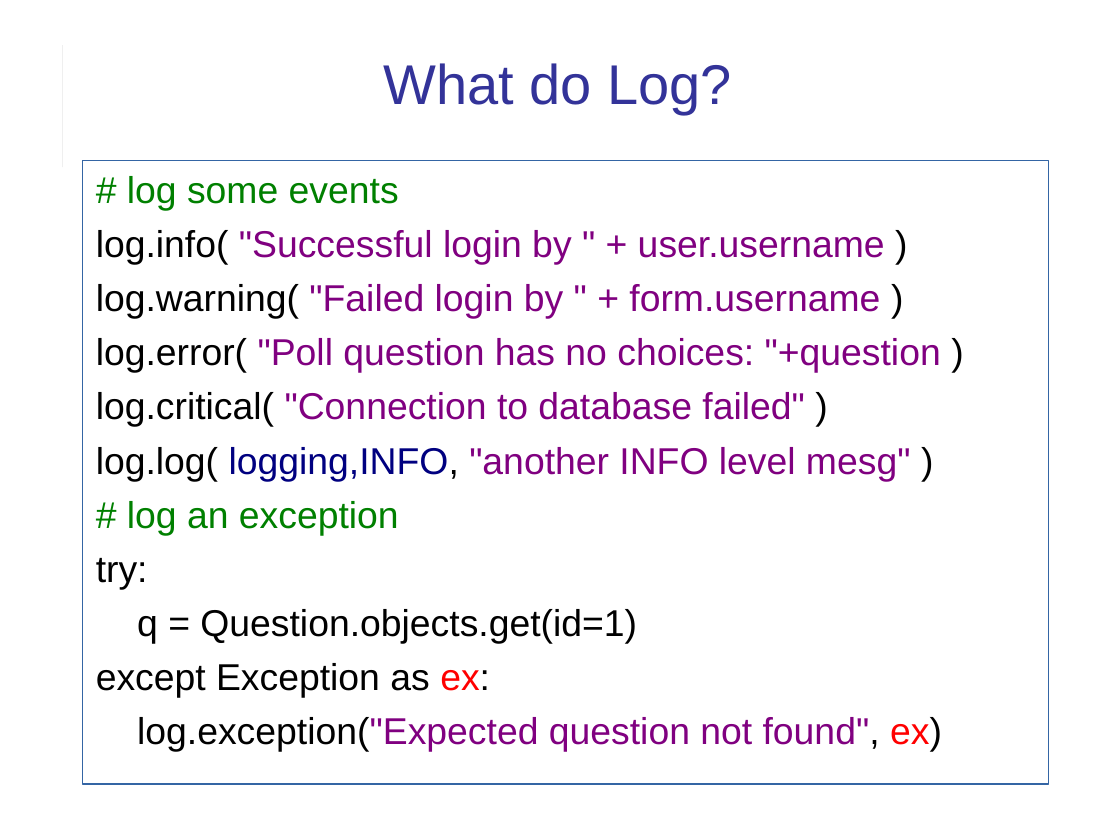
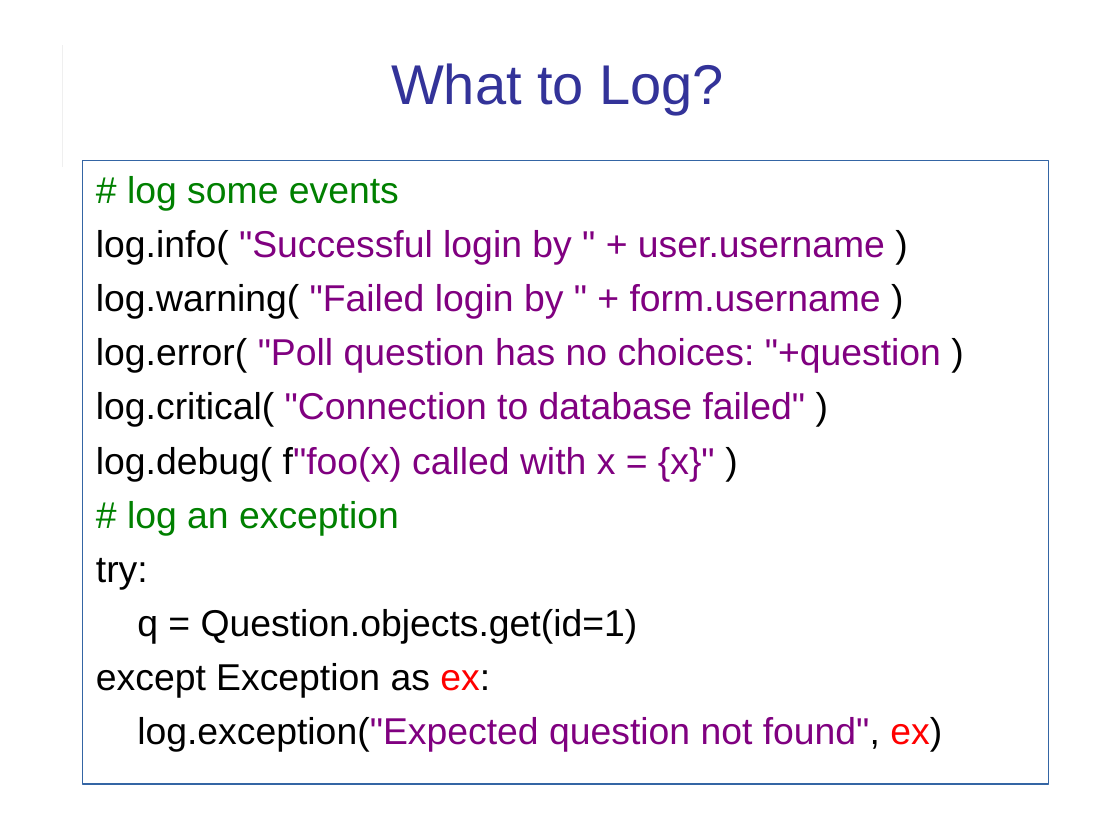
Before and after one commit to cpske/ISP, a slide deck: slide 11 of logging/Logging.ppt. Drawn at 1120x840 pixels with LibreOffice and Linux fonts; fonts in the diff are those of the drawing. Boxes give left, top, right and bottom in pixels: in the first picture for what was removed or moved away, otherwise in the second. Text is boxed around its words. In the diff, an @@ line names an element or a change of style, - is before the commit and + after.

```diff
--- a/logging/Logging.ppt
+++ b/logging/Logging.ppt
@@ title at (391,63,724,114): text changed @@
-What do Log?
+What to Log?
@@ text at (96,176,942,752): indent changed @@
@@ text at (96,447,715,481): text changed @@
-log.log( logging,INFO, "another INFO level mesg" )
+log.debug( f"foo(x) called with x = {x}" )
```
Also in this commit, not shown: 11 other slides changed, 5 other files.
